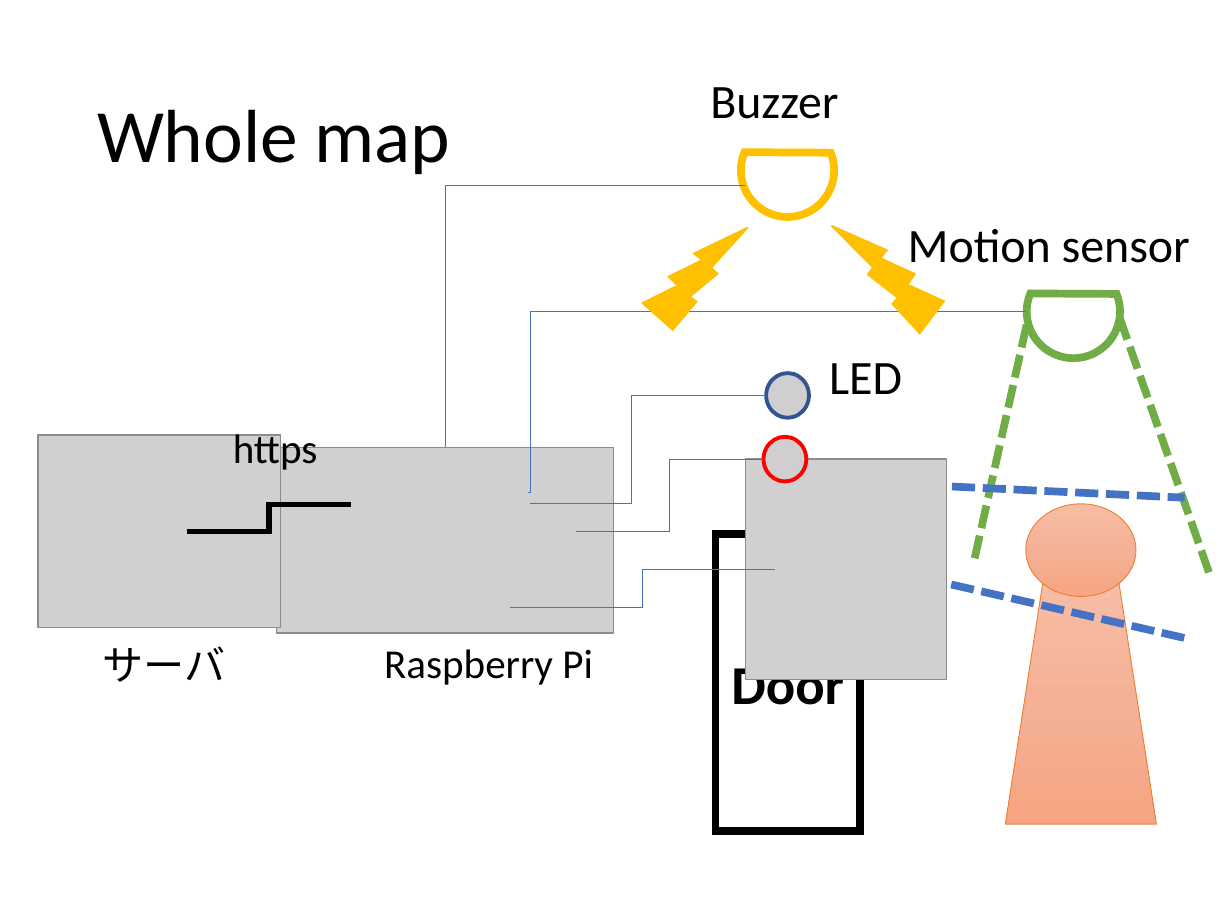
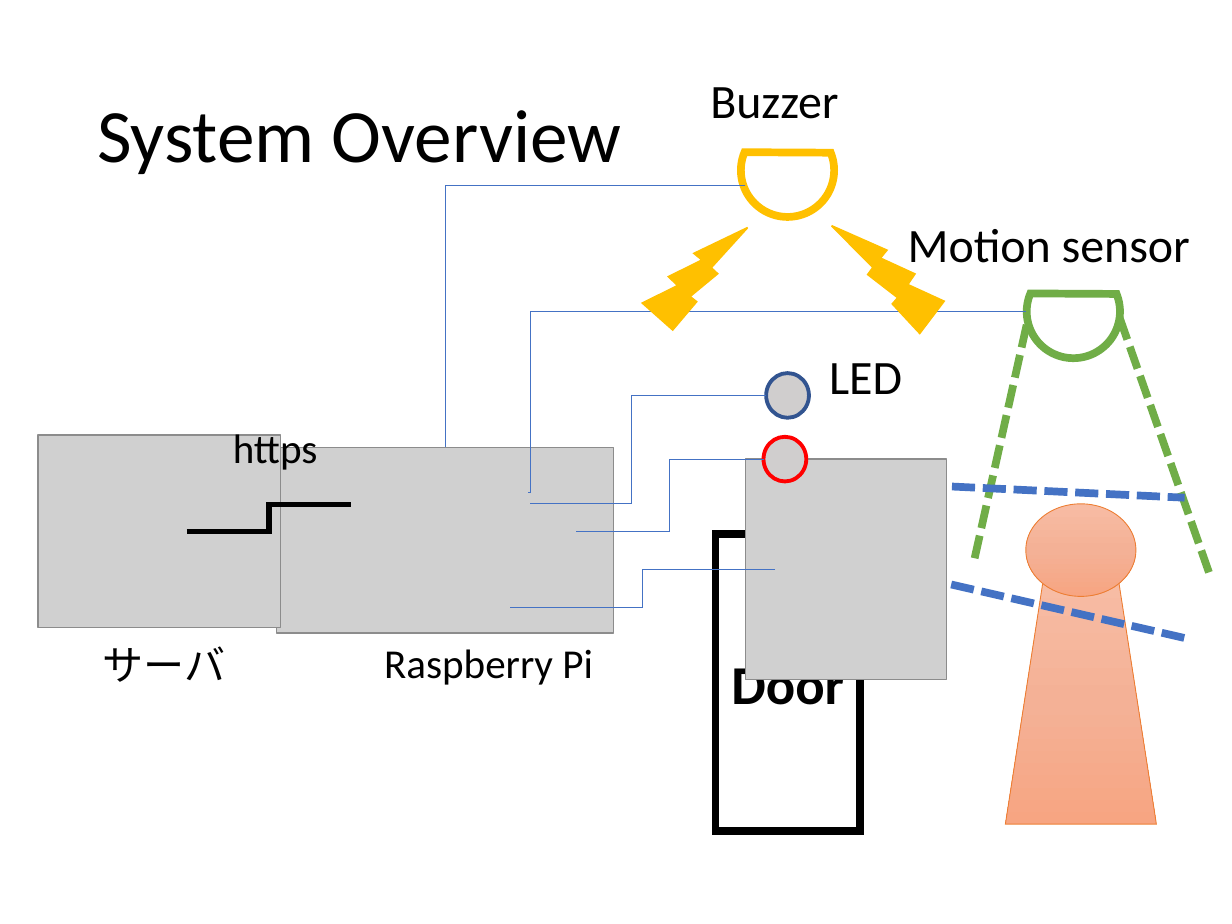
Before and after one commit to kut-info-ase-2017/group3-ase, a slide deck: slide 7 of presentation/ase-final-report.pptx. Drawn at 1232x924 pixels with LibreOffice and Linux fonts; fonts in the diff are those of the drawing; grey boxes stand for pictures. Boxes give left, top, right and bottom in pixels: in the first picture for what was removed or moved away, otherwise in the second. Text is boxed around its words. In the diff, an @@ line names an element or a change of style, - is before the commit and + after.

```diff
--- a/presentation/ase-final-report.pptx
+++ b/presentation/ase-final-report.pptx
@@ title at (x1=97, y1=110, x2=622, y2=174): text changed @@
-Whole map
+System Overview
```
Also in this commit, not shown: 3 other slides changed, 3 slides added, 1 slide removed.
